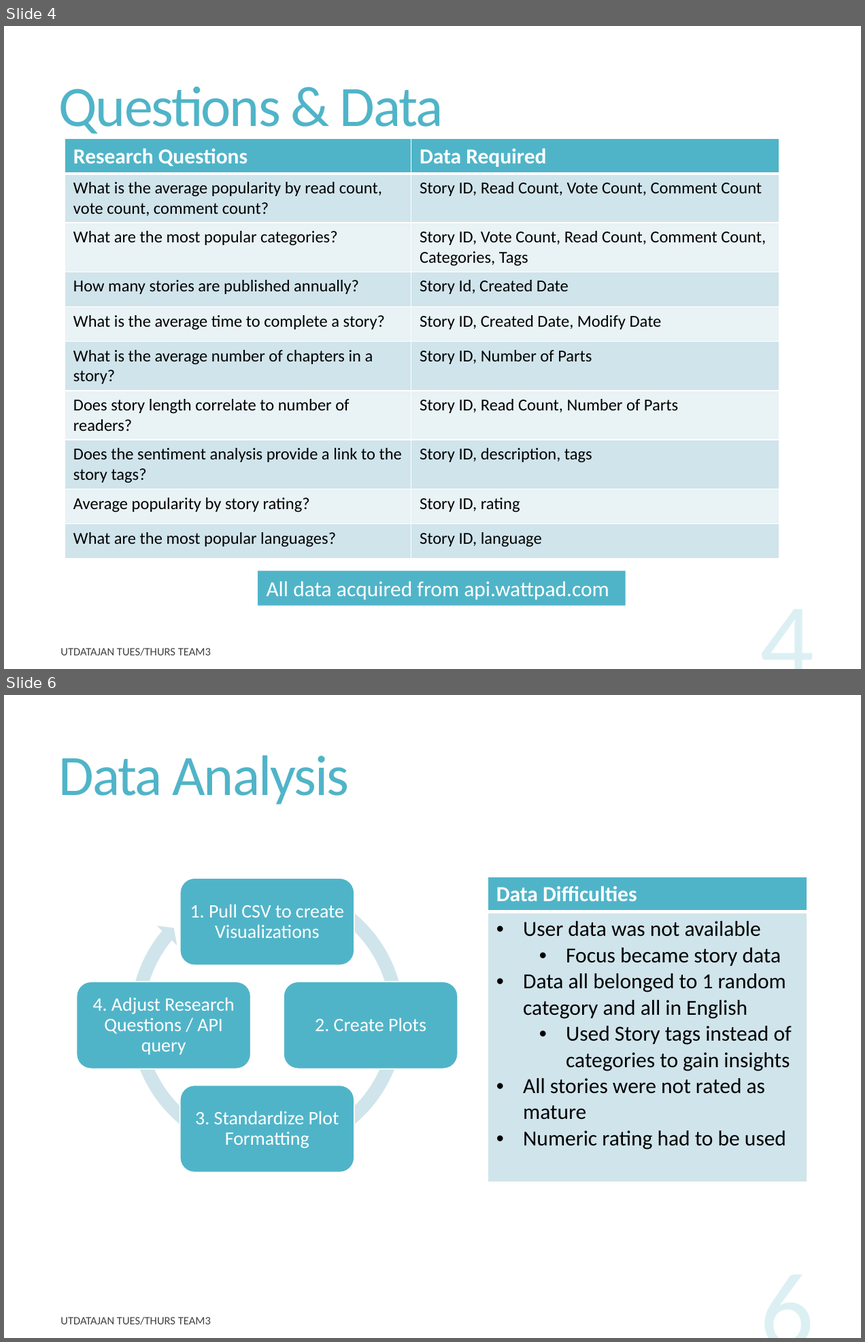
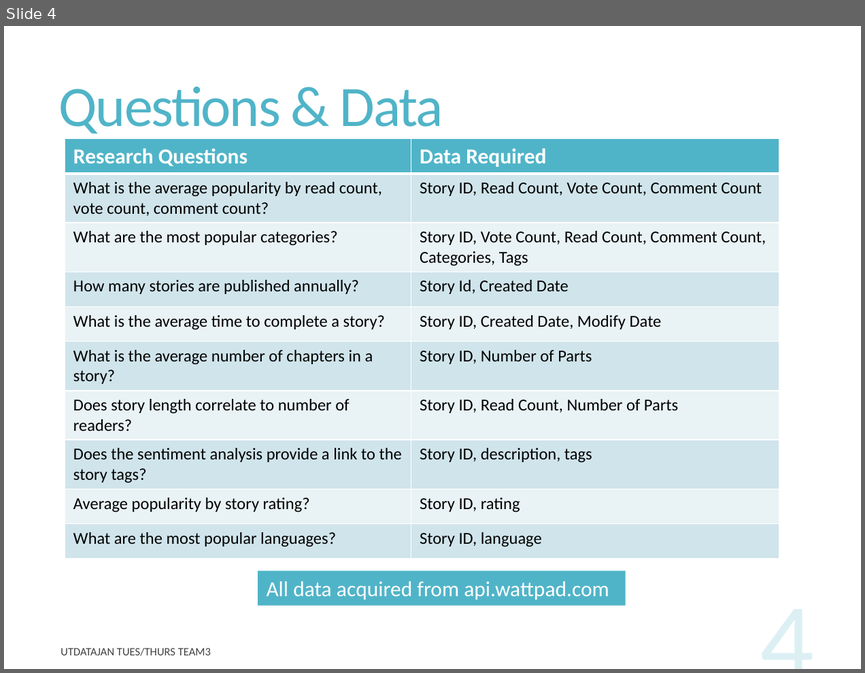
Before and after one commit to rupalimayekar/ProjectWattpad, a slide deck: WattpadPrez.pptx. Shown one above the other, each under a label of ours: slides 4 and 6 before the commit, slide 4 after it; the slides between them are not shown. The pictures are 865x1342 and 865x673 pixels, drawn with LibreOffice and Linux fonts; fonts in the diff are those of the drawing. Boxes give left, top, right and bottom in pixels: in the first picture for what was removed or moved away, otherwise in the second. Text is boxed around its words. In the diff, an @@ line names an element or a change of style, - is before the commit and + after.

```diff
--- a/WattpadPrez.pptx
+++ b/WattpadPrez.pptx
@@ slide 6 removed at (4, 695, 861, 1338), background #FFFFFF @@
@@ title removed at (59, 755, 349, 804) @@
-Data Analysis
@@ table removed at (487, 877, 807, 1176), 2 rows, 1 columns @@
-Data Difficulties
-User data was not available / Focus became story data / Data all belonged to 1 random category and all in English / Used Story tags instead of categories to gain insights / All stories were not rated as mature / Numeric rating had to be used
@@ group removed at (77, 874, 458, 1172): 4 rounded rectangles, 4 texts, 1 circular arrow @@
-1. Pull CSV to create Visualizations
-2. Create Plots
-3. Standardize Plot Formatting
-4. Adjust Research Questions / API query
@@ page number removed at (617, 1242, 822, 1338) @@
-6
@@ text removed at (60, 1317, 211, 1325) @@
-UTDATAJAN TUES/THURS TEAM3
```
Also in this commit, not shown: 9 slides changed.
